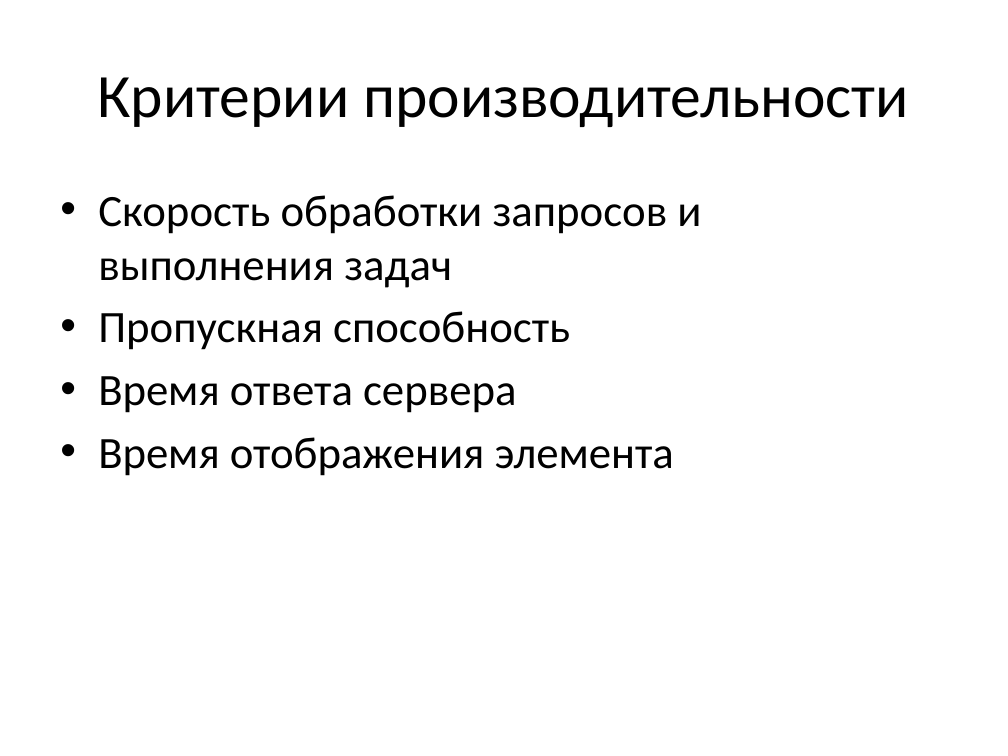
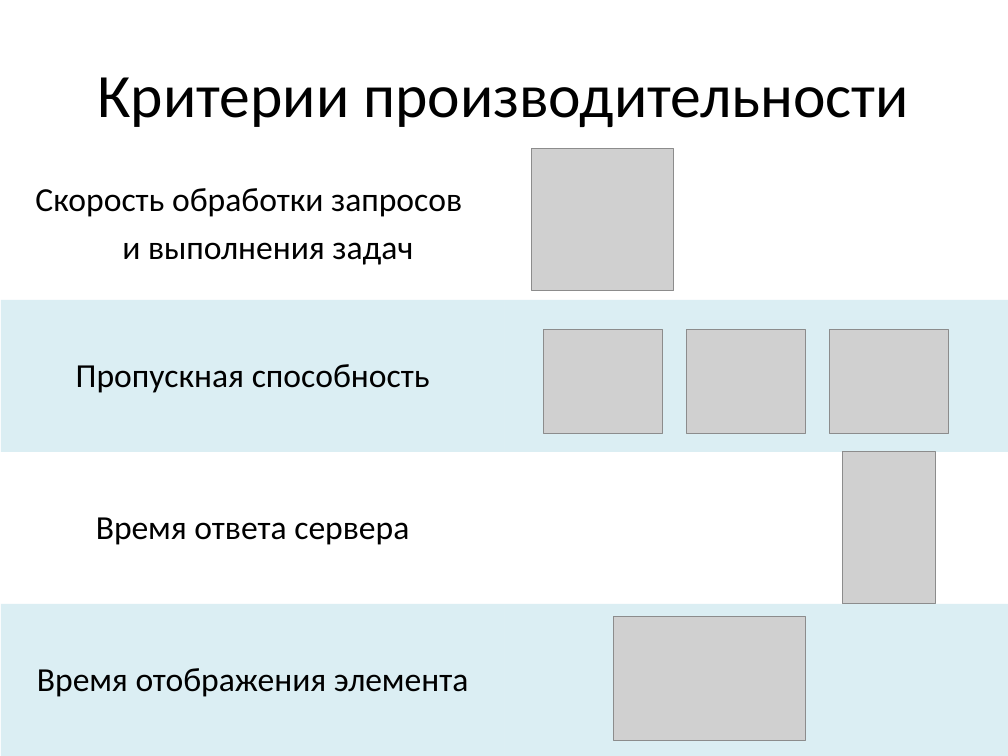
Before and after one commit to hinst/Coursework_2, a slide deck: slide 9 of Documentation/Тестирование_презентация.pptx (slide 6 before the commit). Drawn at 1008x756 pixels with LibreOffice and Linux fonts; fonts in the diff are those of the drawing; grey boxes stand for pictures. Boxes give left, top, right and bottom in pixels: in the first picture for what was removed or moved away, otherwise in the second. Text is boxed around its words. In the diff, an @@ line names an element or a change of style, - is before the commit and + after.

```diff
--- a/Documentation/Тестирование_презентация.pptx
+++ b/Documentation/Тестирование_презентация.pptx
@@ table added at [1, 148, 1008, 756], 4 rows, 2 columns @@
+Скорость обработки запросов / и выполнения задач | 
+Пропускная способность | 
+Время ответа сервера | 
+Время отображения элемента | 
@@ picture added at [532, 148, 674, 290] @@
@@ text removed at [98, 195, 701, 476] @@
-• Скорость обработки запросов и выполнения задач
-• Пропускная способность
-• Время ответа сервера
-• Время отображения элемента
@@ picture added at [543, 330, 662, 433] @@
@@ picture added at [686, 330, 805, 433] @@
@@ picture added at [830, 330, 949, 433] @@
@@ picture added at [843, 452, 935, 604] @@
@@ picture added at [614, 616, 805, 740] @@
```
Also in this commit, not shown: 1 other slide changed, 3 slides added, 1 other file.
